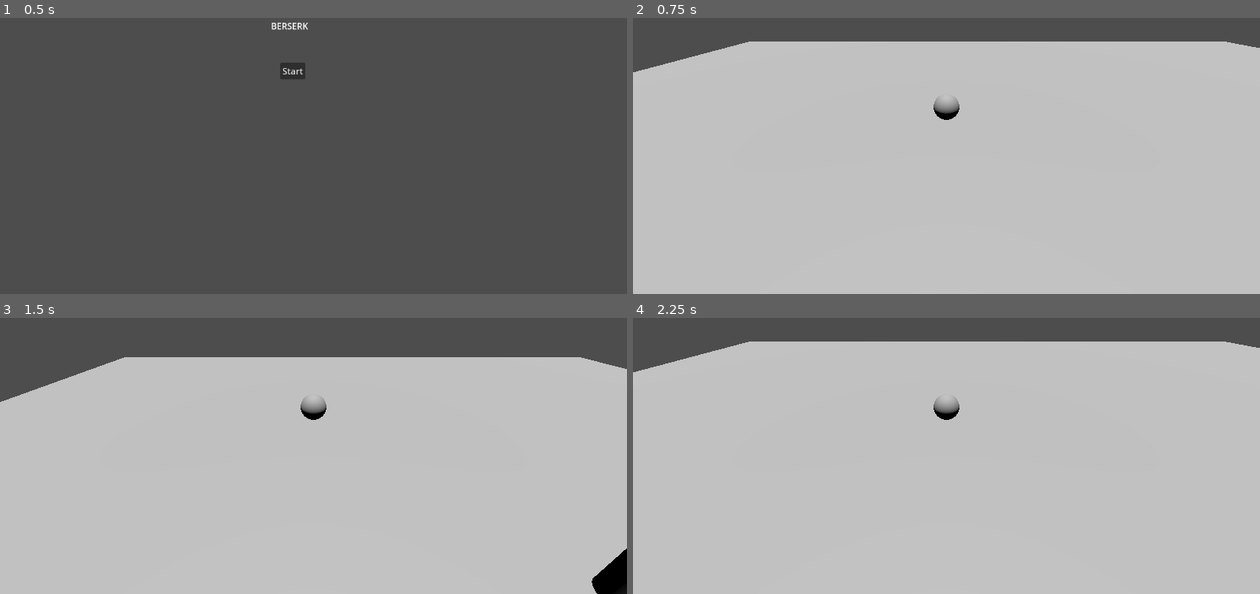
Above: before the commit, frames 1-4 (two rows, left to right).
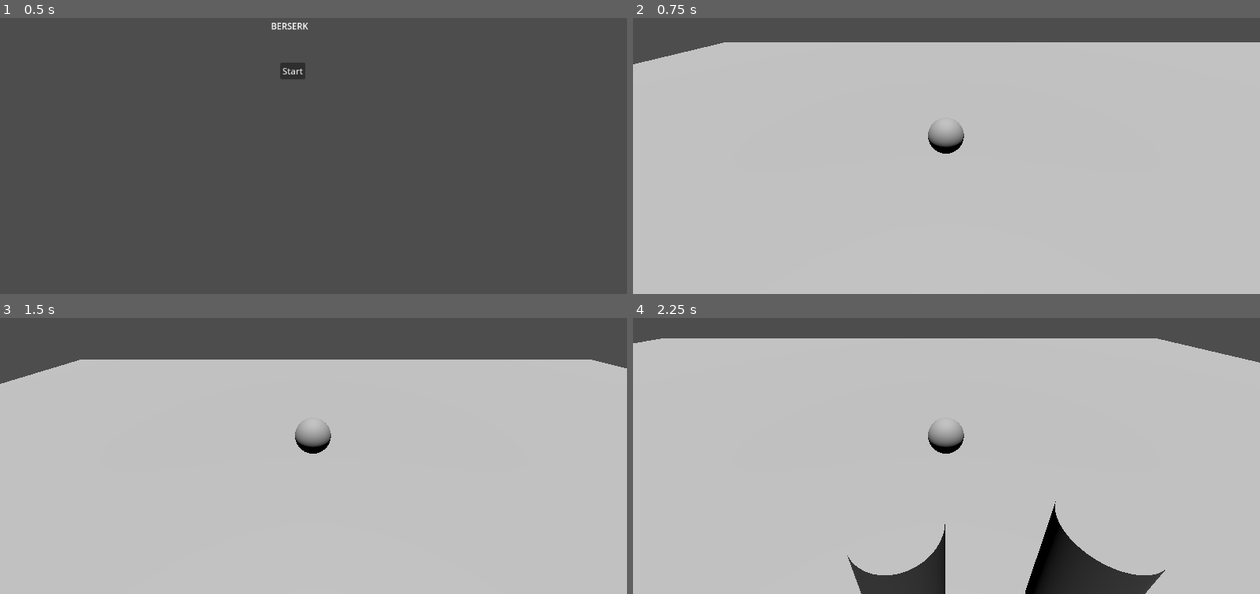
Above: after the commit, the same moments.

Repository: LazareBoukenouche/3D
Game: Godot game, scene res://Main.tscn
The game is run twice, just before and just after one commit, with the same random seed, the same clock (stepped at 60 frames per second) and the same inputs.
Inputs (mouse positions are in pixels of both pictures, inside the frame that each line leads up to):
- Up to frame 1 (0.5 s): no input
- Up to frame 2 (0.75 s): click "Start" at 0.5 s
- Up to frame 3 (1.5 s): tap Enter (ui_accept) at 1.25 s; move the mouse to (451, 400) at 1.27 s; hold D (move_right) from 1.28 s (still down); tap Q (attack) at 1.35 s; click (451, 400) at 1.42 s
- Up to frame 4 (2.25 s): tap Enter (ui_accept) at 1.52, 1.82 s; tap R (take) at 1.55, 2.1 s; move the mouse to (821, 436) at 2.02 s; release D (move_right) at 2.03 s; hold S (move_down) from 2.03 s (still down); click (821, 436) at 2.17 s

Frame 1 is identical in both runs. In frame 2, 1.3% of the frame differs, in the area x 0-100%, y 8-50%; in frame 3, 2.8%; in frame 4, 7.4%, in the area x 0-100%, y 7-100%.
Error before the commit: Cannot call method 'queue_free' on a null value. (res://Scripts/Level.gd:23)

Commit message:
Handled the camera and player movements and rotations

Diff:
--- a/Scenes/Levels/Level.tscn
+++ b/Scenes/Levels/Level.tscn
@@ -36,6 +36,3 @@
 
 [node name="Sword2" parent="." groups=["interactables"] instance=ExtResource("3_64duv")]
 transform = Transform3D(1, 0, 0, 0, 1, 0, 0, 0, 1, 5.16437, 1.63545, 1)
-
-[connection signal="can_interact" from="Ball" to="." method="_on_ball_can_interact"]
-[connection signal="can_not_interact" from="Ball" to="." method="_on_ball_can_not_interact"]
--- a/Scenes/Player/Ball.tscn
+++ b/Scenes/Player/Ball.tscn
@@ -9,7 +9,7 @@
 [sub_resource type="SphereShape3D" id="SphereShape3D_46ua7"]
 
 [node name="Ball" type="CharacterBody3D"]
-transform = Transform3D(1.07353, 0, 0, 0, 1.07353, 0, 0, 0, 1.07353, 0, 1, 0)
+transform = Transform3D(1.07352, 0.0023442, -0.00314243, -0.00232691, 1.07351, 0.00590175, 0.00315526, -0.0058949, 1.07351, 0, 1, 0)
 script = ExtResource("1_plioq")
 
 [node name="MeshInstance3D" type="MeshInstance3D" parent="."]
@@ -31,10 +31,14 @@
 billboard = 1
 text = "Press R"
 
-[node name="Camera_pivot" type="Node3D" parent="."]
+[node name="Horizontal_pivot" type="Node3D" parent="."]
+transform = Transform3D(1, 0, 0, 0, 0.872069, 0.489382, 0, -0.489382, 0.872069, 0, 0, 0)
 
-[node name="Camera3D" type="Camera3D" parent="Camera_pivot"]
-transform = Transform3D(0.931506, 0, 0, 0, 0.812338, 0.455863, 0, -0.455863, 0.812338, 0, 4, 8)
+[node name="Vertical_pivot" type="Node3D" parent="Horizontal_pivot"]
+transform = Transform3D(1, 0, 4.65661e-10, 8.14907e-10, 1, -8.9407e-08, -9.31323e-10, 5.96046e-08, 1, 0, 0, 0)
+
+[node name="Camera3D" type="Camera3D" parent="Horizontal_pivot/Vertical_pivot"]
+transform = Transform3D(1, 0, 0, 0, 1, 3.19937e-08, 0, -3.19937e-08, 1, 0.0149134, 0.49261, 6.41119)
 current = true
 
 [connection signal="body_entered" from="Area3D" to="." method="_on_area_3d_body_entered"]
--- a/Scripts/Ball.gd
+++ b/Scripts/Ball.gd
@@ -1,47 +1,57 @@
 extends CharacterBody3D
 
+signal can_interact
+
+signal can_not_interact
 
 const SPEED = 5.0
 const JUMP_VELOCITY = 4.5
 
 var hold_object: bool = false
 
-signal can_interact
+var mouse_sensitivity := 0.010
+var horizontal_pivot_input := 0.0
+var vertical_pivot_input := 0.0
 
-signal can_not_interact
+@onready var player = get_node(".")
+@onready var horizontal_pivot = $Horizontal_pivot
+@onready var vertical_pivot = $Horizontal_pivot/Vertical_pivot
+@onready var camera = $Horizontal_pivot/Vertical_pivot/Camera3D
 
 # Get the gravity from the project settings to be synced with RigidBody nodes.
 var gravity = ProjectSettings.get_setting("physics/3d/default_gravity")
 
+func _ready() -> void:
+
+	Input.set_mouse_mode(Input.MOUSE_MODE_VISIBLE)
+
 func _physics_process(delta):
-	# Add the gravity.
 
-	if not is_on_floor():
-		velocity.y -= gravity * delta
-
-	# Handle Jump.
-	if Input.is_action_just_pressed("ui_accept") and is_on_floor():
-		velocity.y = JUMP_VELOCITY
-
-	# Get the input direction and handle the movement/deceleration.
-	# As good practice, you should replace UI actions with custom gameplay actions.
-	var input_dir = Input.get_vector("ui_left", "ui_right", "ui_up", "ui_down")
-	var direction = (transform.basis * Vector3(input_dir.x, 0, input_dir.y)).normalized()
-
-	if direction:
-		velocity.x = direction.x * SPEED
-		velocity.z = direction.z * SPEED
-	else:
-		velocity.x = move_toward(velocity.x, 0, SPEED)
-		velocity.z = move_toward(velocity.z, 0, SPEED)
-
-	move_and_slide()
-
-func _process(_delta):
+	if Input.is_action_just_pressed("ui_cancel"):
+		Input.set_mouse_mode(Input.MOUSE_MODE_VISIBLE)
 
 
+	var input := Vector3.ZERO
+	input.x = Input.get_axis("move_left", "move_right")
+	input.z = Input.get_axis("move_up", "move_down")
+
+
+	horizontal_pivot.rotate_y(horizontal_pivot_input)
+	vertical_pivot.rotate_x(vertical_pivot_input)
+	vertical_pivot.rotation.x = clamp(vertical_pivot.rotation.x,
+		deg_to_rad(-30),
+		deg_to_rad(30)
+	)
+
+	horizontal_pivot_input = 0.0
+	vertical_pivot_input = 0.0
+
+	if Input.is_action_just_pressed("ui_cancel"):
+		Input.set_mouse_mode(Input.MOUSE_MODE_VISIBLE)
+
 	if Input.is_action_just_pressed("attack"):
-		print("attack")
+		print(input)
+		pass
 
 	if Input.is_action_just_pressed("take"):
 		# Check if object in area has the property : interactable
@@ -63,36 +73,45 @@
 						selected_node = elem
 				selected_node.reparent(self)
 
-
-
-
-
 	if move_and_slide():
 		for i in get_slide_collision_count():
-
 			var collision = get_slide_collision(i)
-
 			if collision.get_collider().name == "Sword":
 				pass
 
+	if not is_on_floor():
+		velocity.y -= gravity * delta
 
+	# Handle Jump.
+	if Input.is_action_just_pressed("ui_accept") and is_on_floor():
+		velocity.y = JUMP_VELOCITY
 
+	# Get the input direction and handle the movement/deceleration.
+	# As good practice, you should replace UI actions with custom gameplay actions.
+	var direction = (horizontal_pivot.basis * input).normalized()
+#
+	if direction:
+		velocity.x = direction.x * SPEED
+		velocity.z = direction.z * SPEED
 
+	else:
+		velocity.x = move_toward(velocity.x, 0, SPEED)
+		velocity.z = move_toward(velocity.z, 0, SPEED)
 
-func _input(event):
+	move_and_slide()
+
+func _unhandled_input(event: InputEvent) -> void:
 	if Input.is_mouse_button_pressed(MOUSE_BUTTON_LEFT):
+		Input.set_mouse_mode(Input.MOUSE_MODE_CAPTURED)
 		if event is InputEventMouseMotion:
-#			get_node("Camera_pivot").rotation
+			if Input.get_mouse_mode() == Input.MOUSE_MODE_CAPTURED:
+				horizontal_pivot_input = - event.relative.x * mouse_sensitivity
+				vertical_pivot_input = - event.relative.y * mouse_sensitivity
 
+	if !Input.is_mouse_button_pressed(MOUSE_BUTTON_LEFT):
+			Input.set_mouse_mode(Input.MOUSE_MODE_VISIBLE)
+#
 
-			if event.relative[0] < -2:
-				get_node("Camera_pivot").rotation.y += 0.1
-			if event.relative[0] > 2:
-				get_node("Camera_pivot").rotation.y -= 0.1
-			if event.relative[1] > 2:
-				get_node("Camera_pivot").rotation.x -= 0.1
-			if event.relative[1] < -2:
-				get_node("Camera_pivot").rotation.x += 0.1
 
 func _on_area_3d_body_entered(body):
 
@@ -104,8 +123,6 @@
 			get_node("Label3D").set_text(body.to_string())
 			get_node("Label3D").visible = true
 
-
-
 func _on_area_3d_body_exited(body):
 	if "interactable" in body:
 		pass
--- a/Scripts/Level.gd
+++ b/Scripts/Level.gd
@@ -6,7 +6,7 @@
 func _ready():
 
 
-	var camera = get_node("Ball/Camera_pivot/Camera3D")
+
 
 
 	pass
@@ -16,11 +16,14 @@
 func _process(_delta):
 
 
-	if has_node("Ball"):
-		if Input.is_action_just_pressed("take"):
-			print(get_node("Ball").get_child((1)))
-			if get_node("Ball").get_child((1)):
-				get_node("Sword").queue_free()
+#	if has_node("Ball"):
+#		if Input.is_action_just_pressed("take"):
+#			print(get_node("Ball").get_child((1)))
+#			if get_node("Ball").get_child((1)):
+#				get_node("Sword").reparent($Ball)
+#				get_node("Sword").queue_free()
+
+	pass
 
 
 
@@ -28,8 +31,7 @@
 
 
 
-
-func _input(event):
+func _input(_event):
 #	if Input.is_mouse_button_pressed(1):
 #		if event is InputEventMouseMotion:
 #			print(event.relative)
Binary file added: Assets/Meshes/hero.glb
Not shown, added: Assets/Meshes/hero.glb.import
